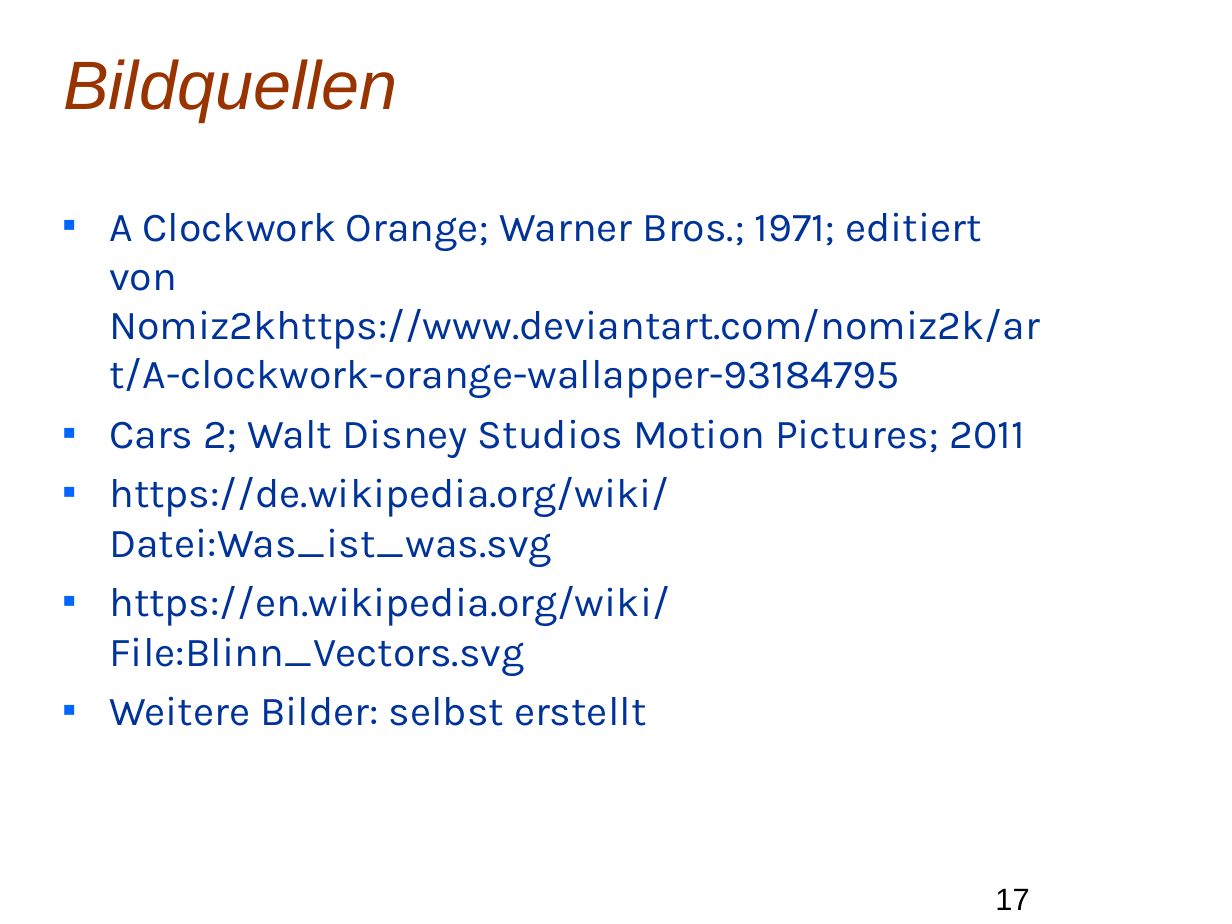
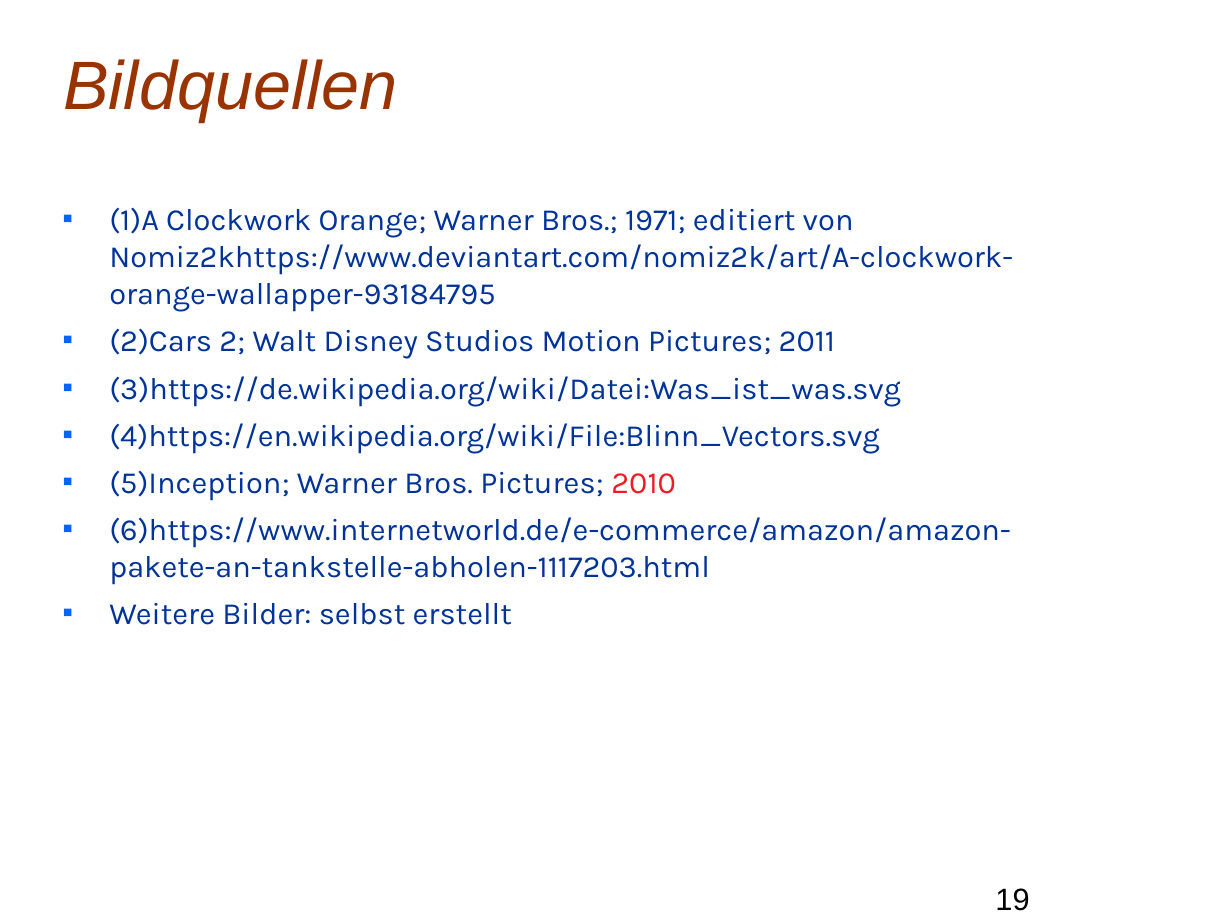
Before and after one commit to Mxtreme1/Presentation-on-The-Phong-Illumination-Model, a slide deck: slide 19 of PIM.odp (slide 17 before the commit). Drawn at 1232x924 pixels with LibreOffice and Linux fonts; fonts in the diff are those of the drawing; background and template pictures are left out. Boxes give left, top, right and bottom in pixels: in the first picture for what was removed or moved away, otherwise in the second. Text is boxed around its words. In the diff, an @@ line names an element or a change of style, - is before the commit and + after.

```diff
--- a/PIM.odp
+++ b/PIM.odp
@@ text at box(109, 207, 1013, 585): text changed; size 24 to 18 pt @@
-■ A Clockwork Orange; Warner Bros.; 1971; editiert von Nomiz2khttps://www.deviantart.com/nomiz2k/art/A-clockwork-orange-wallapper-93184795
-■ Cars 2; Walt Disney Studios Motion Pictures; 2011
-■ https://de.wikipedia.org/wiki/Datei:Was_ist_was.svg
-■ https://en.wikipedia.org/wiki/File:Blinn_Vectors.svg
+■ (1)A Clockwork Orange; Warner Bros.; 1971; editiert von Nomiz2khttps://www.deviantart.com/nomiz2k/art/A-clockwork-orange-wallapper-93184795
+■ (2)Cars 2; Walt Disney Studios Motion Pictures; 2011
+■ (3)https://de.wikipedia.org/wiki/Datei:Was_ist_was.svg
+■ (4)https://en.wikipedia.org/wiki/File:Blinn_Vectors.svg
+■ (5)Inception; Warner Bros. Pictures; 2010
+■ (6)https://www.internetworld.de/e-commerce/amazon/amazon-pakete-an-tankstelle-abholen-1117203.html
@@ text at box(109, 603, 512, 625): size 24 to 18 pt in "Weitere Bilder: selbst erstellt" @@
@@ page number at box(995, 888, 1029, 911): text changed @@
-17
+19
```
Also in this commit, not shown: 11 other slides changed, 3 slides added, 1 slide removed.
